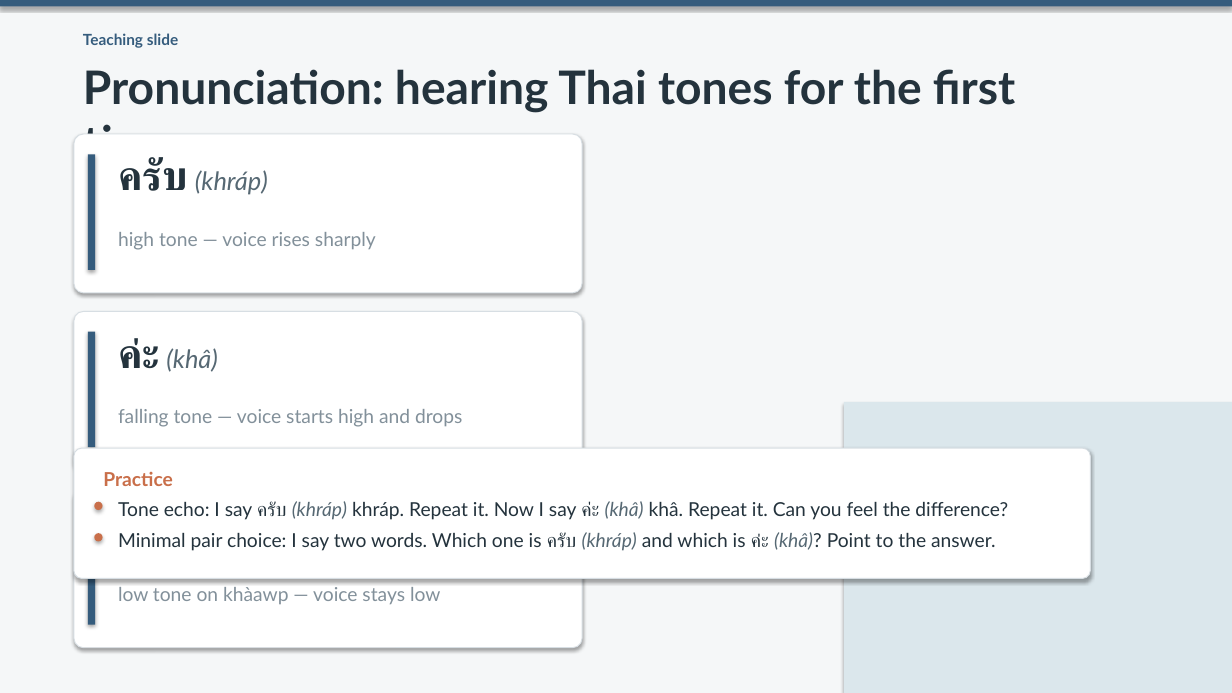
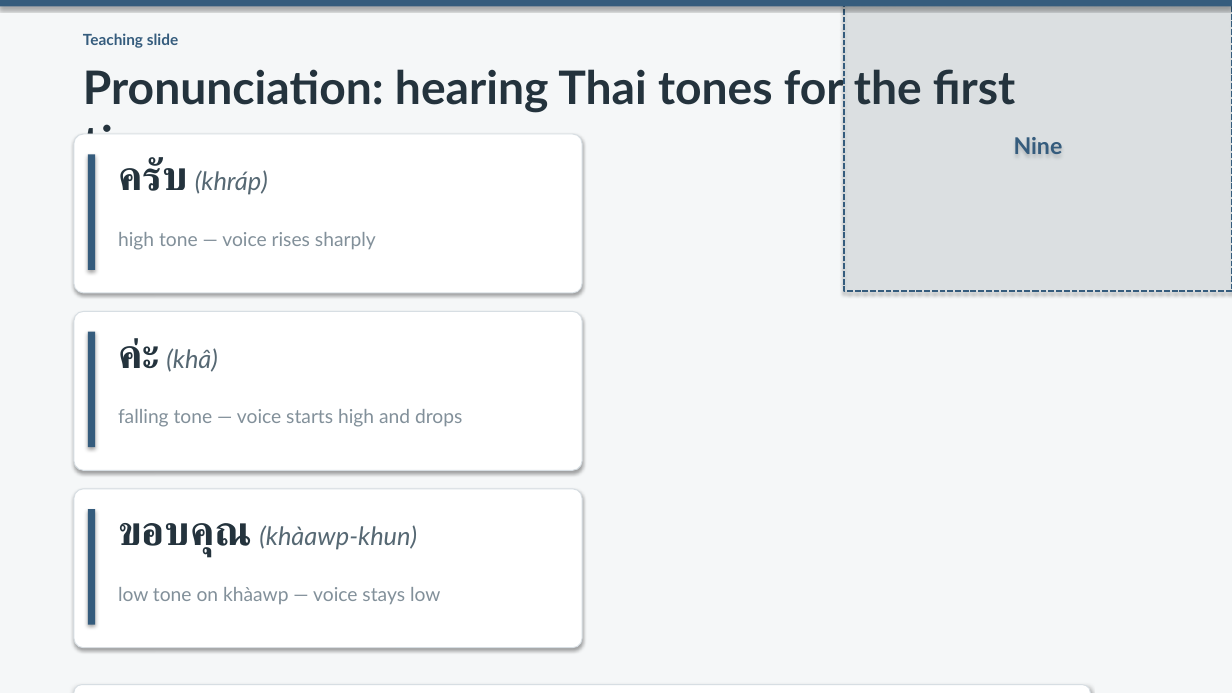
Before and after one commit to OTFTCS/thai-nine, a slide deck: slide 7 of course/modules/M01/L001/M01-L001-deck.pptx. Drawn at 1232x693 pixels with LibreOffice and Linux fonts; fonts in the diff are those of the drawing. Boxes give left, top, right and bottom in pixels: in the first picture for what was removed or moved away, otherwise in the second. Text is boxed around its words. In the diff, an @@ line names an element or a change of style, - is before the commit and + after.

```diff
--- a/course/modules/M01/L001/M01-L001-deck.pptx
+++ b/course/modules/M01/L001/M01-L001-deck.pptx
@@ rectangle added at box(844, 0, 1232, 291), fill #DBE7EC at 30% opacity, outline #355C7D 1.5 pt dashed, 18 pt, text #355C7D, bold @@
+Nine
@@ rectangle removed at box(844, 402, 1232, 693) @@
@@ text removed at box(103, 472, 173, 486) @@
-Practice
@@ ellipse removed at box(94, 502, 103, 510) @@
@@ text removed at box(118, 501, 1008, 520) @@
-Tone echo: I say ครับ (khráp) khráp. Repeat it. Now I say ค่ะ (khâ) khâ. Repeat it. Can you feel the difference?
@@ ellipse removed at box(94, 533, 103, 542) @@
@@ text removed at box(118, 532, 996, 551) @@
-Minimal pair choice: I say two words. Which one is ครับ (khráp) and which is ค่ะ (khâ)? Point to the answer.
@@ text added at box(118, 523, 417, 557), 19.8 pt, text #566873, italic @@
+ขอบคุณ (khàawp-khun)
@@ rounded rectangle: place and size @@
-rounded rectangle at box(74, 448, 1091, 579)
+rounded rectangle at box(74, 685, 1091, 693)
```
Also in this commit, not shown: 9 other slides changed, 4 other files.
